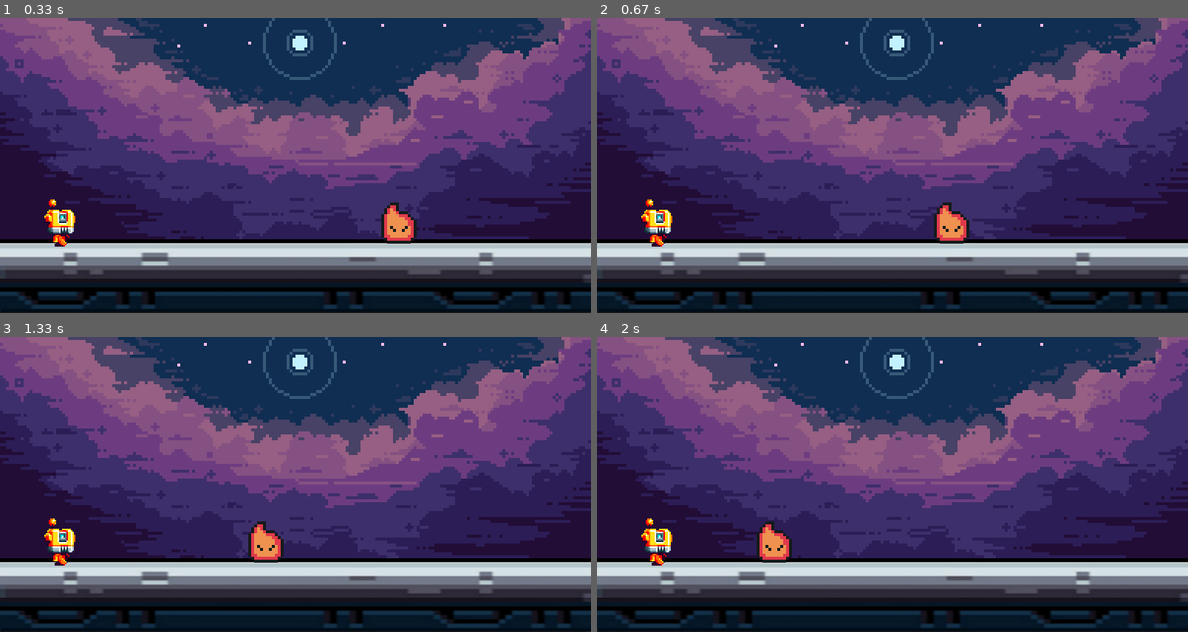
Above: before the commit, frames 1-4 (two rows, left to right).
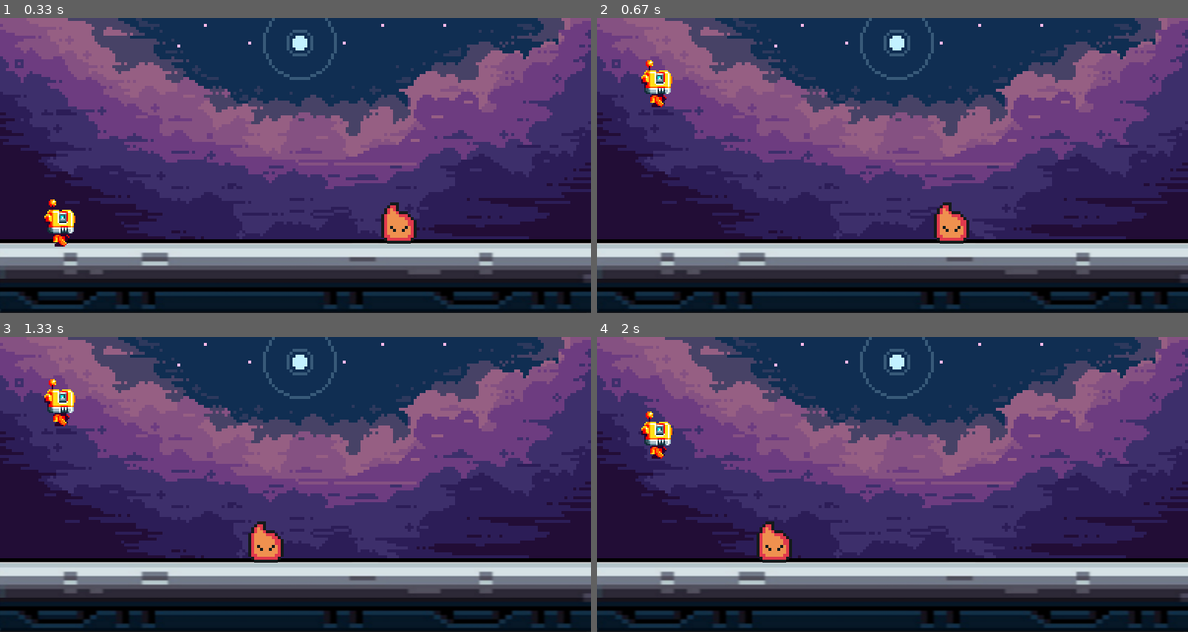
Above: after the commit, the same moments.

Repository: Hpollard003/FlameBot
Game: pygame game, started from pygame/main.py
The game is run twice, just before and just after one commit, with the same random seed, the same clock (stepped at 60 frames per second) and the same inputs.
Inputs (mouse positions are in pixels of both pictures, inside the frame that each line leads up to):
- Up to frame 1 (0.33 s): no input
- Up to frame 2 (0.67 s): press the mouse at (656, 224) at 0.37 s; move the mouse to (679, 171) at 0.47 s; release the mouse at (709, 121) at 0.6 s
- Up to frame 3 (1.33 s): tap Space at 0.67 s; press the mouse at (59, 543) at 1.03 s; move the mouse to (206, 514) at 1.13 s; release the mouse at (360, 484) at 1.27 s
- Up to frame 4 (2 s): tap Space at 1.83 s

Frame 1 is identical in both runs. In frame 2, 1.0% of the frame differs, in the area x 7-13%, y 14-78%; in frame 3, 1.0%; in frame 4, 1.0%.

Commit message:
Add keyboard and mouse controls

Diff:
--- a/pygame/main.py
+++ b/pygame/main.py
@@ -19,18 +19,22 @@
 
 player_surf = pygame.image.load('graphics/Player/Robot_Walk1_v1.png').convert_alpha()
 player_rect = player_surf.get_rect(midbottom = (80,310))
+player_gravity = 0
+
 
 while True:
     for event in pygame.event.get():
         if event.type == pygame.QUIT:
             pygame.quit()
             exit()
-        # if event.type == pygame.MOUSEMOTION:
-        #     if player_rect.collidepoint(event.pos): print('collision')
         if event.type == pygame.KEYDOWN:
-            print('Key Down')
-        if event.type == pygame.KEYUP:
-            print('Key Up')
+            if event.key == pygame.K_SPACE:
+                if player_rect.bottom == 310:
+                    player_gravity = -20
+        if event.type == pygame.MOUSEBUTTONDOWN:
+            if player_rect.collidepoint(event.pos):
+                if player_rect.bottom == 310:
+                    player_gravity = -20
 
     screen.blit(bg_surface, (0,0))
     screen.blit(ground_surface, (0,300))
@@ -44,6 +48,11 @@
     if enemy_rect.right < -100: enemy_rect.right = 800
     screen.blit(enemy_surf, enemy_rect)
 
+
+    # Player
+    player_gravity += 1
+    player_rect.y += player_gravity
+    if player_rect.bottom >= 310: player_rect.bottom = 310
     screen.blit(player_surf, player_rect)
 
     # keys = pygame.key.get_pressed()
